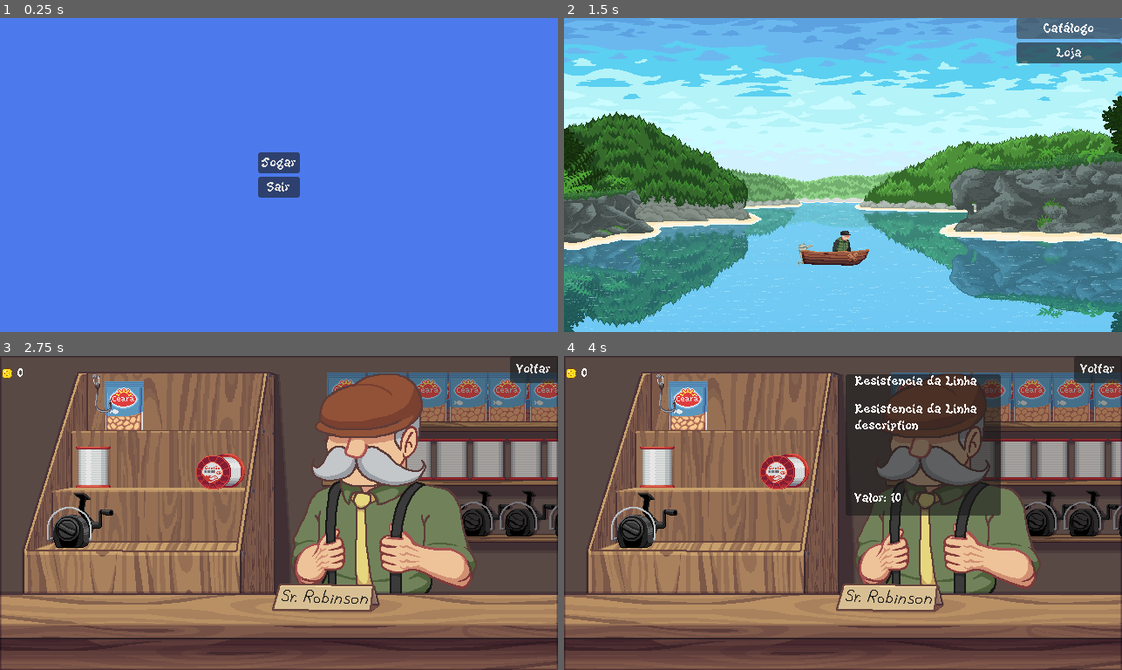
Above: before the commit, frames 1-4 (two rows, left to right).
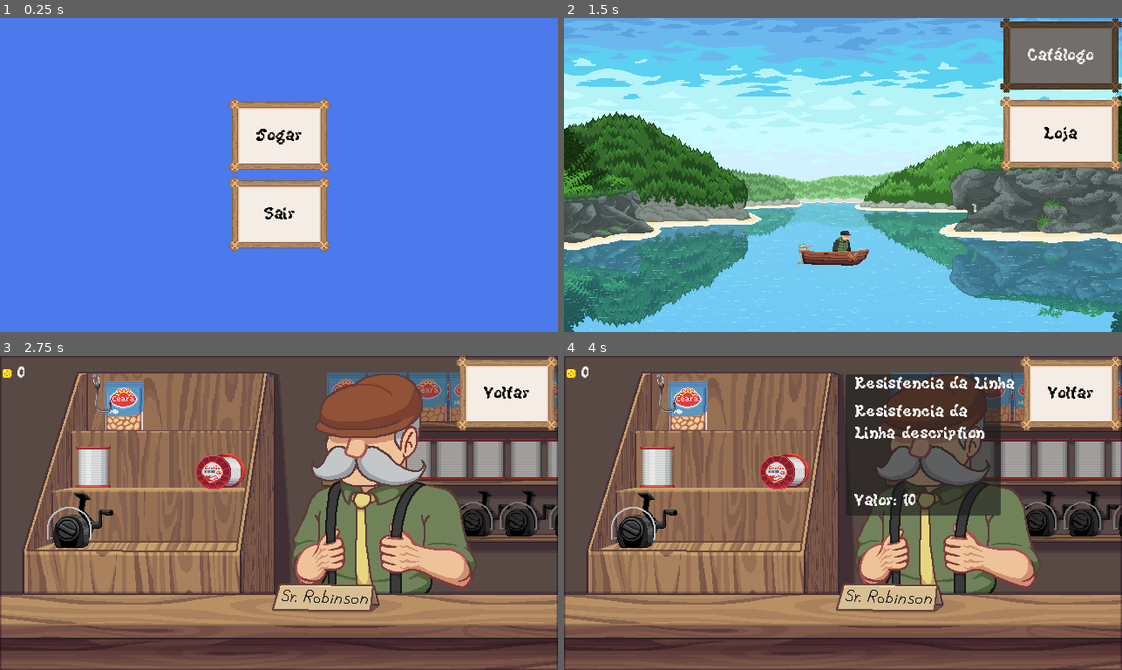
Above: after the commit, the same moments.

Repository: Bad-Onion/gyotaku
Game: Godot game, scene res://main.tscn
Two runs of this game, one before a commit and one after it. Both use one fixed random seed, a clock stepped at 60 frames per second and the inputs below. Sound files missing from this copy of the repository are replaced by a short silence.
Inputs (mouse positions are in pixels of both pictures, inside the frame that each line leads up to):
- Up to frame 1 (0.25 s): no input
- Up to frame 2 (1.5 s): click "Jogar" at 0.5 s; click "Catálogo" at 1.25 s
- Up to frame 3 (2.75 s): click "Loja" at 2 s
- Up to frame 4 (4 s): click (647, 519) at 2.75 s; click (792, 481) at 3.5 s

The runs differ from the first frame. In frame 1, 7.6% of the frame differs, in the area x 40-60%, y 25-75%; in frame 2, 9.3%, in the area x 78-100%, y 0-49%; in frame 3, 3.8%; in frame 4, 5.6%.

Commit message:
add button tileset

Diff:
--- a/gyotaku/resources/theme/main_theme.tres
+++ b/gyotaku/resources/theme/main_theme.tres
@@ -1,6 +1,35 @@
 [gd_resource type="Theme" format=3 uid="uid://bykb414mnc67f"]
 
-[ext_resource type="FontFile" uid="uid://cji5ct4tdom2p" path="res://assets/fonts/KiwiSoda.ttf" id="1_fvyg7"]
+[ext_resource type="Texture2D" uid="uid://drluh5qdis5ux" path="res://assets/tileset/tileset_botao.png" id="1_70gfe"]
+[ext_resource type="FontFile" uid="uid://cji5ct4tdom2p" path="res://assets/fonts/KiwiSoda.ttf" id="2_jtx1y"]
+
+[sub_resource type="StyleBoxTexture" id="StyleBoxTexture_1ywy2"]
+texture = ExtResource("1_70gfe")
+texture_margin_left = 32.0
+texture_margin_top = 32.0
+texture_margin_right = 32.0
+texture_margin_bottom = 32.0
+modulate_color = Color(0.46618086, 0.4661808, 0.4661808, 1)
+
+[sub_resource type="StyleBoxTexture" id="StyleBoxTexture_kh2cq"]
+texture = ExtResource("1_70gfe")
+texture_margin_left = 32.0
+texture_margin_top = 32.0
+texture_margin_right = 32.0
+texture_margin_bottom = 32.0
+
+[sub_resource type="StyleBoxTexture" id="StyleBoxTexture_wif3f"]
+texture = ExtResource("1_70gfe")
+texture_margin_left = 32.0
+texture_margin_top = 32.0
+texture_margin_right = 32.0
+texture_margin_bottom = 32.0
+modulate_color = Color(0.46666667, 0.46666667, 0.46666667, 1)
 
 [resource]
-default_font = ExtResource("1_fvyg7")
+default_font = ExtResource("2_jtx1y")
+default_font_size = 21
+Button/colors/font_color = Color(0, 0, 0, 1)
+Button/styles/hover = SubResource("StyleBoxTexture_1ywy2")
+Button/styles/normal = SubResource("StyleBoxTexture_kh2cq")
+Button/styles/pressed = SubResource("StyleBoxTexture_wif3f")
Binary file added: gyotaku/assets/tileset/tileset_botao.png
Not shown, added: gyotaku/assets/tileset/tileset_botao.png.import
